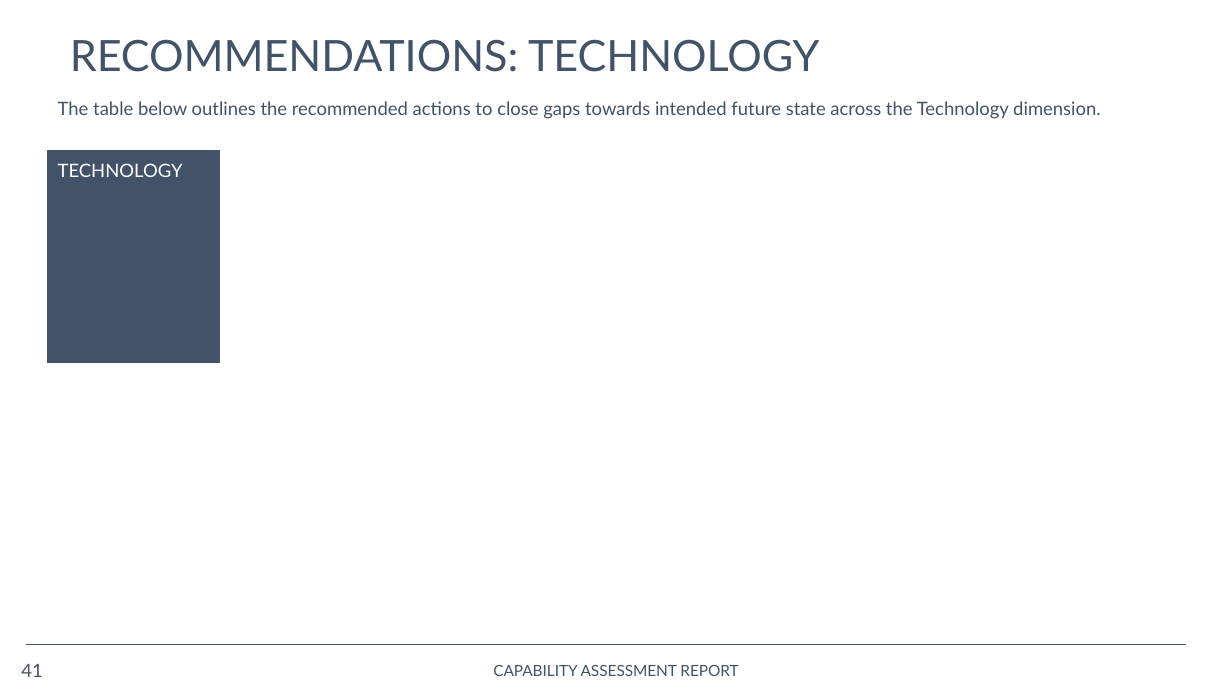
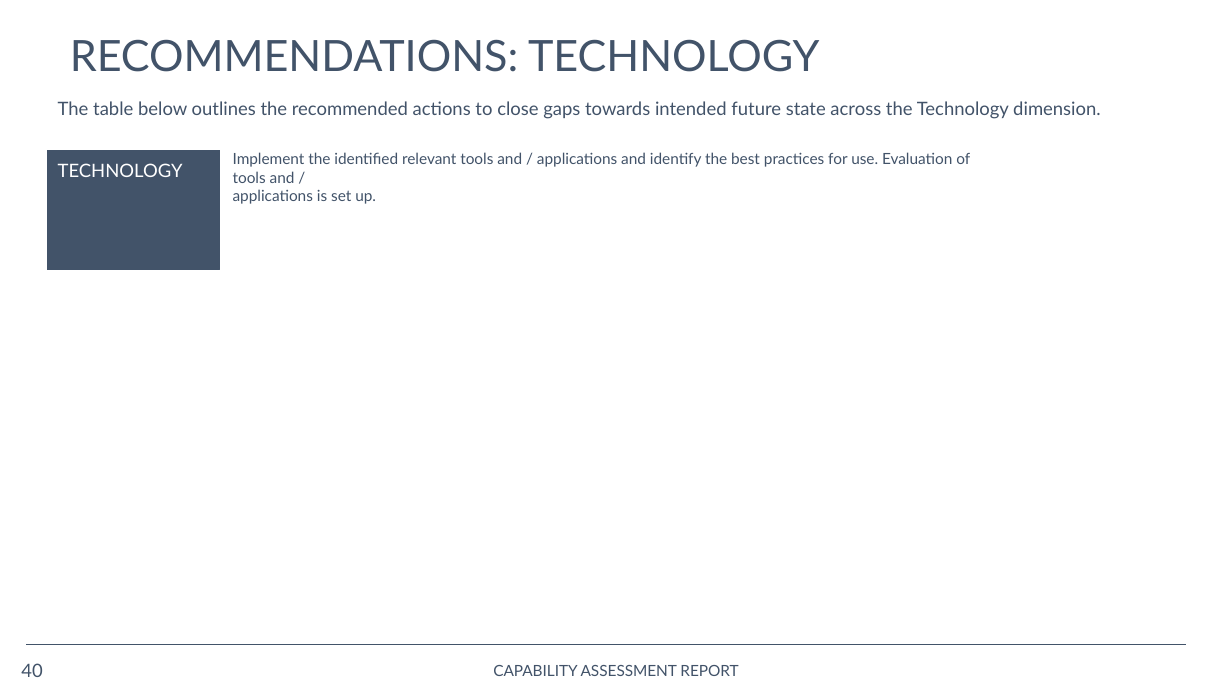
Before and after one commit to opus-meum/power-automate, a slide deck: slide 40 of Capability Assessment Report.pptx (slide 41 before the commit). Drawn at 1232x693 pixels with LibreOffice and Linux fonts; fonts in the diff are those of the drawing; background and template pictures are left out. Boxes give left, top, right and bottom in pixels: in the first picture for what was removed or moved away, otherwise in the second. Text is boxed around its words. In the diff, an @@ line names an element or a change of style, - is before the commit and + after.

```diff
--- a/Capability Assessment Report.pptx
+++ b/Capability Assessment Report.pptx
@@ table: place and size @@
-table at [47,150,1194,364]
+table at [47,150,1194,272]
@@ text added at [233,152,970,204], 10 pt, text #425369 @@
+Implement the identified relevant tools and / applications and identify the best practices for use. Evaluation of tools and /
+applications is set up.
@@ page number at [21,663,42,677]: text changed @@
-41
+40
```
Also in this commit, not shown: 13 other slides changed, 1 slide removed, 1 other file.
